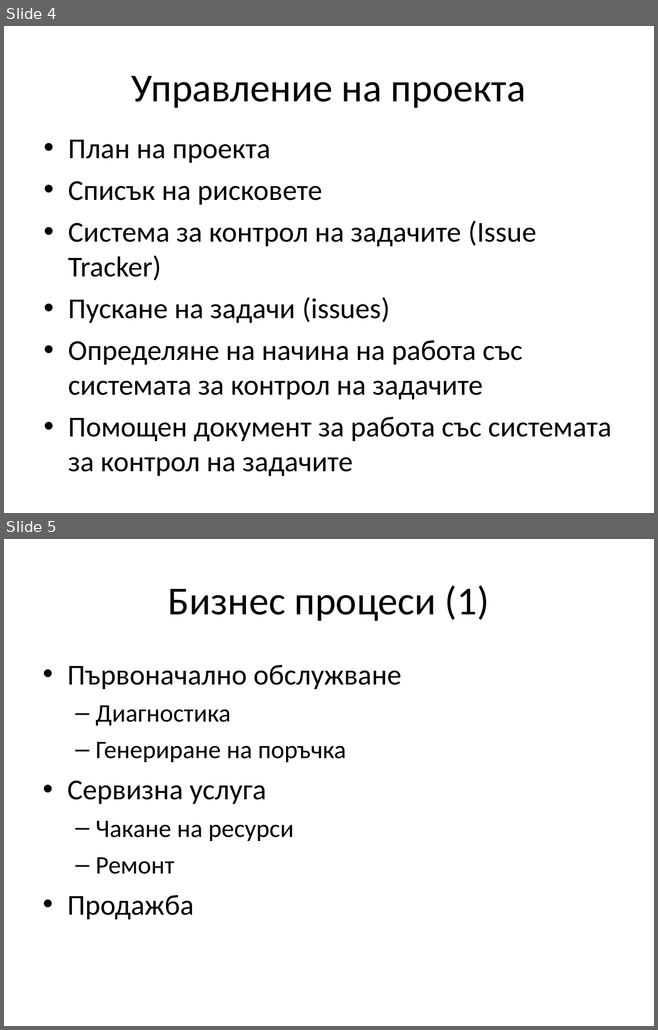
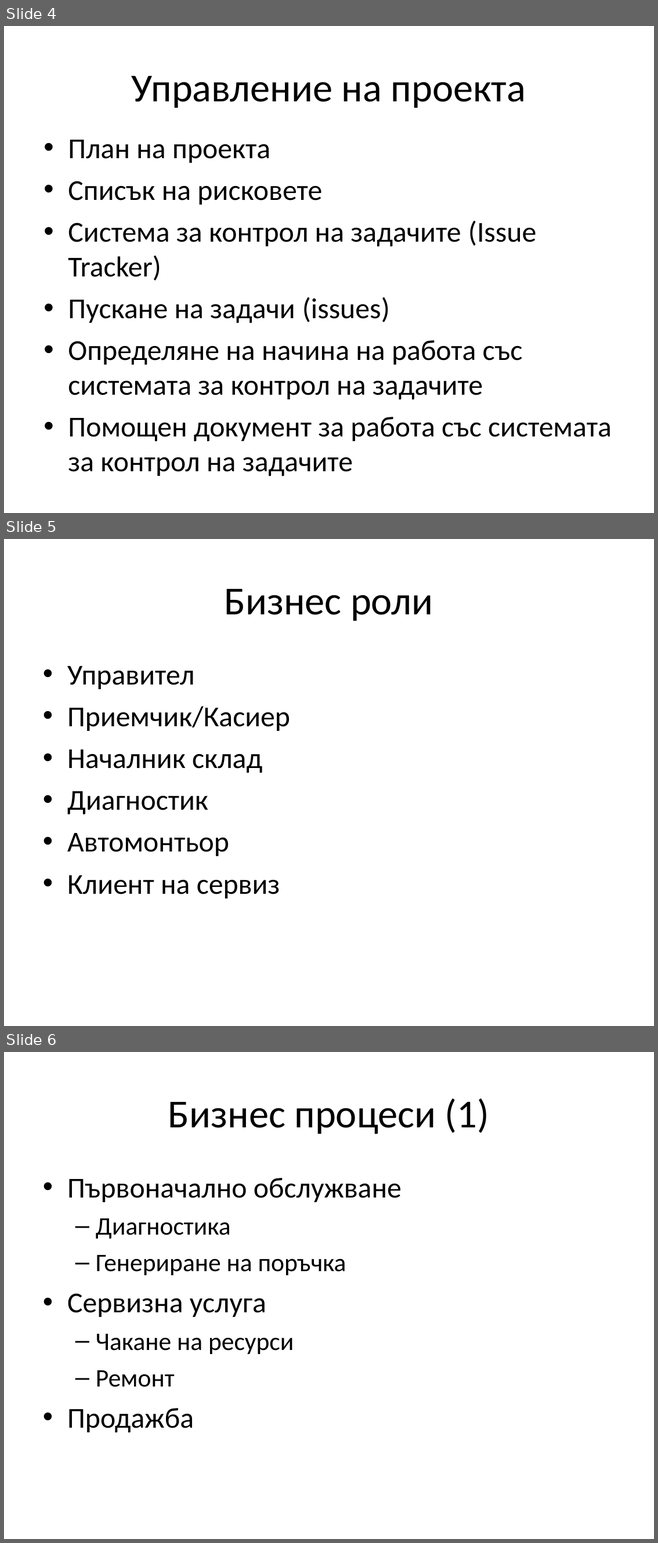
Before and after one commit to jasimcse/team2-strawberry, a slide deck: prezentaciq/venci.ppt. Shown one above the other, each under a label of ours: slides 4 and 5 before the commit, slides 4, 5 and 6 after it. The pictures are 658x1030 and 658x1543 pixels, drawn with LibreOffice and Linux fonts; fonts in the diff are those of the drawing. Boxes give left, top, right and bottom in pixels: in the first picture for what was removed or moved away, otherwise in the second. Text is boxed around its words. In the diff, an @@ line names an element or a change of style, - is before the commit and + after.

Commit message:
Добавени "Бизнес роли" и допълнена "Реализация (4)"

```diff
--- a/prezentaciq/venci.ppt
+++ b/prezentaciq/venci.ppt
@@ slide 5 added at [4, 539, 654, 1026], background #FFFFFF @@
@@ title added at [224, 589, 433, 621], 44 pt, text #000000 @@
+Бизнес роли
@@ text added at [67, 666, 290, 899], 32 pt, text #000000 @@
+• Управител
+• Приемчик/Касиер
+• Началник склад
+• Диагностик
+• Автомонтьор
+• Клиент на сервиз
@@ what was slide 5 is now slide 6 @@
```
Also in this commit, not shown: 1 slide changed.
